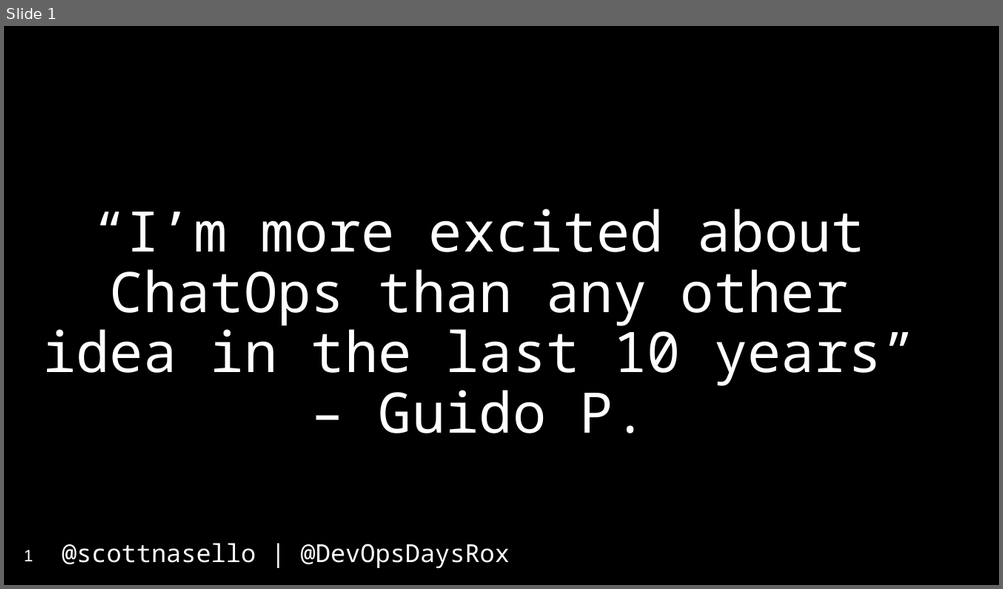
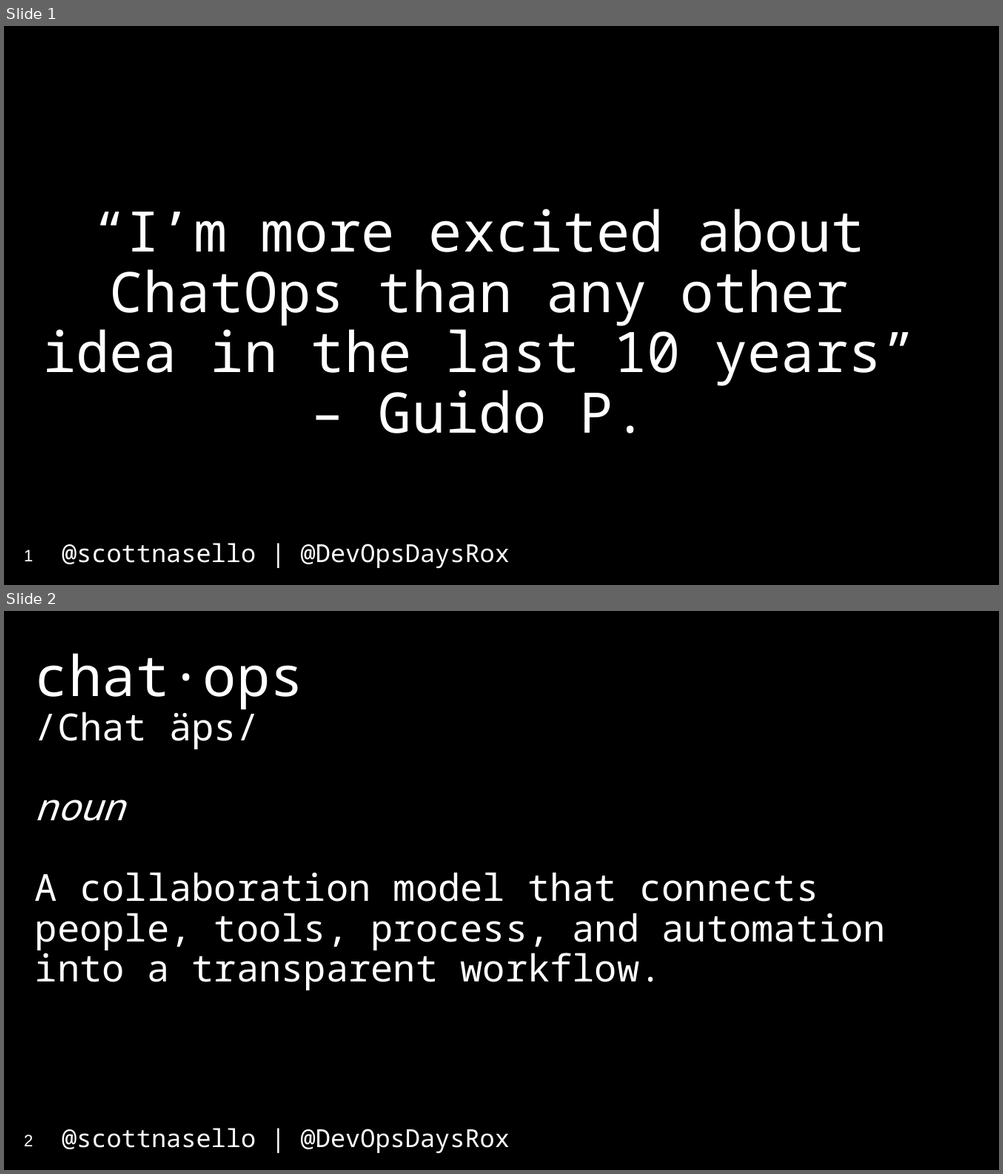
Before and after one commit to scottnasello/talks, a slide deck: 2017-04-10 Denver DevOpsDays/DevOpsDays Denver.pptx. Shown one above the other, each under a label of ours: slide 1 before the commit, slides 1 and 2 after it. The pictures are 1003x589 and 1003x1174 pixels, drawn with LibreOffice and Linux fonts; fonts in the diff are those of the drawing. Boxes give left, top, right and bottom in pixels: in the first picture for what was removed or moved away, otherwise in the second. Text is boxed around its words. In the diff, an @@ line names an element or a change of style, - is before the commit and + after.

```diff
--- a/2017-04-10 Denver DevOpsDays/DevOpsDays Denver.pptx
+++ b/2017-04-10 Denver DevOpsDays/DevOpsDays Denver.pptx
@@ slide 2 added at (4, 611, 999, 1170), background #000000; not listed: 1 template element that a slide beside it also shows @@
@@ title added at (35, 653, 885, 991), 36 pt, text #FFFFFF @@
+chat·ops
+/Chat äps/
+noun
+A collaboration model that connects people, tools, process, and automation into a transparent workflow.
@@ page number added at (24, 1135, 33, 1147), 16 pt, text #FFFFFF @@
+2
```
Also in this commit, not shown: 14 slides changed, 4 other slides added, 5 slides removed.
